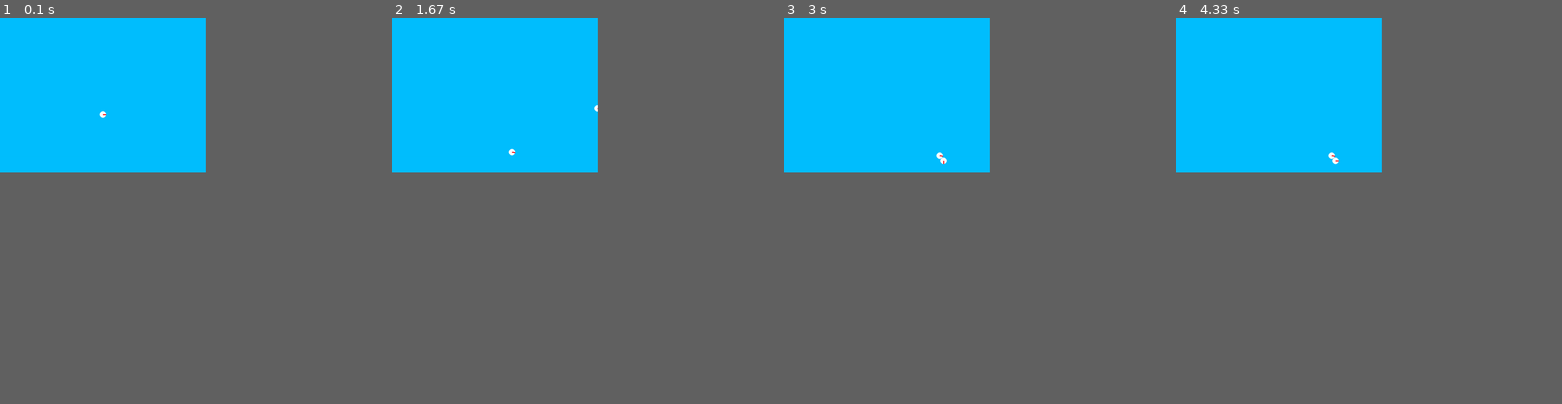
Above: before the commit, frames 1-4 (left to right).
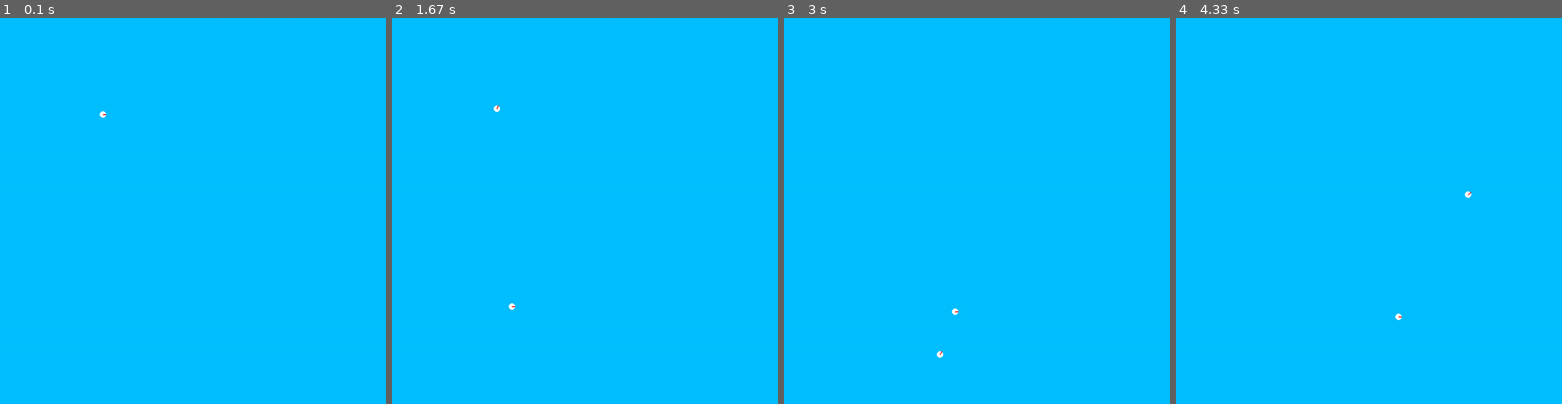
Above: after the commit, the same moments.

Repository: jjauzion/evolve
Game: pygame game, started from main.py
The game is run twice, just before and just after one commit, with the same random seed, the same clock (stepped at 60 frames per second) and the same inputs.
Inputs (mouse positions are in pixels of both pictures, inside the frame that each line leads up to):
- Up to frame 1 (0.1 s): no input
- Up to frame 2 (1.67 s): right-click (465, 299) at 0.38 s; press the mouse at (496, 114) at 0.7 s; move the mouse to (473, 218) at 0.8 s; release the mouse at (449, 322) at 0.93 s; hold Right 1-1.47 s; hold Up from 1.5 s (still down)
- Up to frame 3 (3 s): release Up at 1.8 s; hold Right 1.83-2.3 s; hold Left 2.33-2.87 s; hold Down from 2.9 s (still down)
- Up to frame 4 (4.33 s): release Down at 3.2 s; hold Left 3.23-3.63 s; hold Up 3.67-4.03 s; hold Right from 4.07 s (still down)
In our replay, the window is 480x360 before the commit and 900x900 after it. These sizes can differ from the game's own. Grey fills any space a smaller window leaves; there, only what the larger window draws over its background counts as a difference.

The runs differ from the first frame. In frame 2, less than 0.1% of the frame differs, in the area x 26-54%, y 22-76%; in frame 3, 0.1%; in frame 4, 0.1%, in the area x 39-77%, y 34-79%.

Commit message:
propulsion system changed

Diff:
--- a/src/component/Acceleration.py
+++ /dev/null
@@ -1,19 +0,0 @@
-import math
-
-
-class Acceleration:
-
-    def __init__(self, vector):
-        """
-        Cartesian coordinate of the acceleration vector
-        :param vector:      [tuple of int OR None] (x, y) coordinate of the acceleration vector.
-        """
-        self._set_vector(vector)
-
-    def _set_vector(self, vector):
-        self._vector = [vector[0], vector[1]]
-
-    def _get_vector(self):
-        return tuple(self._vector)
-
-    vector = property(_get_vector, _set_vector)
--- /dev/null
+++ b/src/component/Propulsion.py
@@ -0,0 +1,24 @@
+from src import component
+from src import module_fct
+
+
+class Propulsion(component.Vector):
+
+    def __init__(self, vector, cell):
+        super().__init__(vector)
+        self.cell = cell
+
+    def set_heading(self, heading):
+        """set a new heading (rad)"""
+        super().set_heading(heading)
+        image, _ = module_fct.create_cell_image((255, 255, 255), (255, 0, 0), self.cell.physic.size, heading)
+        self.cell.change_image(image)
+
+    def increase_heading(self, increment):
+        """Increase the heading by 'increment' value (in rad)"""
+        new_heading = self.get_heading_rad() + increment
+        self.set_heading(new_heading)
+
+    def increase_norm(self, value):
+        """Increase the vector norm by 'value'"""
+        self.set_norm(self.get_norm() + value)
--- a/src/component/Velocity.py
+++ b/src/component/Vector.py
@@ -1,7 +1,7 @@
 import math
 
 
-class Velocity:
+class Vector:
 
     def __init__(self, vector):
         self._polar_vector = {"r": 0., "theta": 0.}
@@ -28,6 +28,8 @@
     def _set_polar_vector(self, polar_vect):
         if "r" not in polar_vect or "theta" not in polar_vect:
             raise KeyError("Velocity polar vector requires 'r' and 'theta' keys to be set. Got: {}".format(polar_vect))
+        if polar_vect["r"] > 2 * math.pi:
+            polar_vect["r"] = polar_vect["r"] % (2 * math.pi)
         self._vector[0] = polar_vect["r"] * math.cos(polar_vect["theta"])
         self._vector[1] = polar_vect["r"] * math.sin(polar_vect["theta"])
         self._polar_vector = polar_vect
@@ -41,5 +43,32 @@
     def get_heading_rad(self):
         return self._polar_vector["theta"]
 
+    def get_norm(self):
+        return self._polar_vector["r"]
+
+    def set_heading(self, heading):
+        """
+        Change the vector direction
+        :param heading:     [float] new heading value in Radian
+        """
+        if heading > 2 * math.pi:
+            heading = heading % (2 * math.pi)
+        new_vector = {
+            "r": self._polar_vector["r"],
+            "theta": heading
+        }
+        self._set_polar_vector(new_vector)
+
+    def set_norm(self, value):
+        """
+        Change the vector norm value. Negative value is not possible (will be set to 0 instead).
+        :param value:     [float] new norm value
+        """
+        new_vector = {
+            "r": value if value > 0 else 0,
+            "theta": self._polar_vector["theta"]
+        }
+        self._set_polar_vector(new_vector)
+
     polar_vector = property(_get_polar_vector, _set_polar_vector)
     vector = property(_get_vector, _set_vector)
--- a/src/component/__init__.py
+++ b/src/component/__init__.py
@@ -1,6 +1,6 @@
-from .Acceleration import Acceleration
 from .Position import Position
-from .Velocity import Velocity
 from .Physic import Physic
 from .Health import Health
 from .Energy import Energy
+from .Vector import Vector
+from .Propulsion import Propulsion
--- a/src/constant.py
+++ b/src/constant.py
@@ -1,7 +1,7 @@
-SCREEN_SIZE = (640, 480)
+SCREEN_SIZE = (1200, 1200)
 
 MAX_ENTITY = 5000
-DENSITY = 0.001
+DENSITY = 0.005
 CELL_INIT_LIFE = 5
 CELL_AGEING_START = None
 CELL_AGEING_FACTOR = 20
--- a/src/entity/Cell.py
+++ b/src/entity/Cell.py
@@ -14,12 +14,11 @@
         self.position = component.Position(position)
         self.physic = component.Physic(size)
         self.health = component.Health(life, regen, ageing_factor, ageing_start)
-        self.velocity = component.Velocity(vector=vector)
-        self.acceleration = component.Acceleration(vector=(0, 0))
         self.energy = component.Energy(energy_max)
-        heading = self.velocity.get_heading_rad()
-        self.image, self.rect = module_fct.create_cell_image((255, 255, 255), (255, 0, 0), size, heading)
+        self.image, self.rect = module_fct.create_cell_image((255, 255, 255), (255, 0, 0), size, 0)
         self.rect.center = position
+        self.velocity = component.Vector(vector=vector)
+        self.acceleration = component.Propulsion(vector=(0, 0), cell=self)
 
     def __str__(self):
         return f'Cell {self.id}: life : [{self.energy.level} | {self.health.life}] ' \
@@ -28,17 +27,5 @@
     def update(self, *args):
         self.rect.center = self.position.get_position()
 
-    def change_heading(self, heading):
-        """
-        Change cell's heading
-        :param heading:     [float] heading in rad
-        """
-        self.velocity.polar_vector = {
-            "r": self.velocity.polar_vector["r"],
-            "theta": heading
-        }
-        self.image, _ = module_fct.create_cell_image((255, 255, 255), (255, 0, 0), self.physic.size, heading)
-
-    def play(self):
-        self.change_heading(random.random() * 2 * math.pi)
-        print(f'Cell {self.id} new velocity : {self.velocity.polar_vector}')
+    def change_image(self, image):
+        self.image = image
--- a/src/system/EnergySystem.py
+++ b/src/system/EnergySystem.py
@@ -19,7 +19,6 @@
                 if entity.energy.level > cost:
                     new_velocity = module_fct.sum_vector(entity.velocity.vector, entity.acceleration.vector)
                     entity.velocity.vector = new_velocity
-                    entity.change_heading(entity.velocity.get_heading_rad())
                     entity.energy.level -= cost
                     print(f'Cell {entity.id} lost {cost} energy')
-                entity.acceleration.vector = (0, 0)
+                entity.acceleration.set_norm(0)
--- a/src/system/Game.py
+++ b/src/system/Game.py
@@ -19,7 +19,7 @@
         before = time.time()
         return_val = funct(*args)
         after = time.time()
-        print("{} sec spent in function {}".format(after - before, function))
+        print("{} sec spent in function {}".format(after - before, funct))
         return return_val
     return timed_func()
 
@@ -73,13 +73,17 @@
                     # print(f'New heading = {cell.velocity.get_heading_deg()}')
         elif self.selected_cell is not None and event.type == const.KEYDOWN and event.key in direction_key:
             if event.key == const.K_UP:
-                self.selected_cell.acceleration._vector[1] = -1
+                self.selected_cell.acceleration.increase_norm(1)
+                print(f'Cell {self.selected_cell.id} new accel: {self.selected_cell.acceleration.get_norm()}')
             elif event.key == const.K_DOWN:
-                self.selected_cell.acceleration._vector[1] = 1
+                self.selected_cell.acceleration.increase_norm(-1)
+                print(f'Cell {self.selected_cell.id} new accel: {self.selected_cell.acceleration.get_norm()}')
             elif event.key == const.K_LEFT:
-                self.selected_cell.acceleration._vector[0] = -1
+                self.selected_cell.acceleration.increase_heading(10 * math.pi / 180.)
+                print(f'Cell {self.selected_cell.id} heading changed to {self.selected_cell.acceleration.get_heading_deg()}')
             elif event.key == const.K_RIGHT:
-                self.selected_cell.acceleration._vector[0] = 1
+                self.selected_cell.acceleration.increase_heading(-10 * math.pi / 180.)
+                print(f'Cell {self.selected_cell.id} heading changed to {self.selected_cell.acceleration.get_heading_deg()}')
 
     def exe_cycle(self):
         before = time.time()
